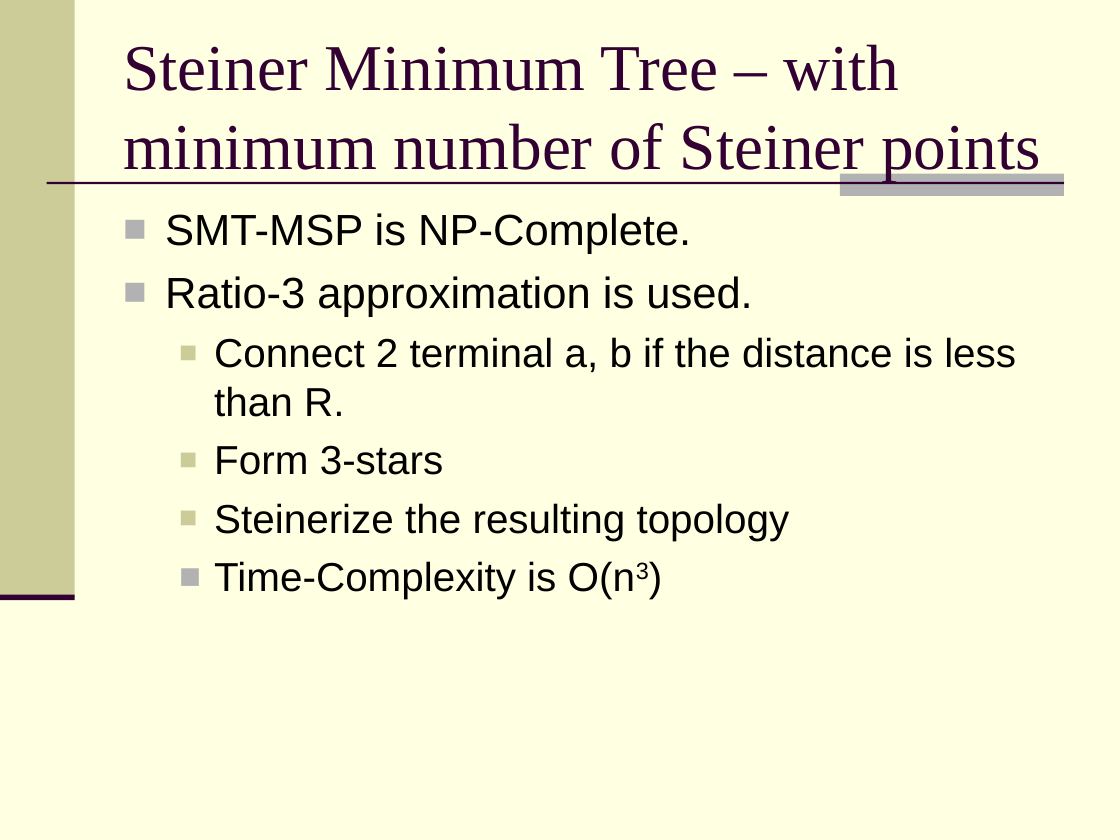
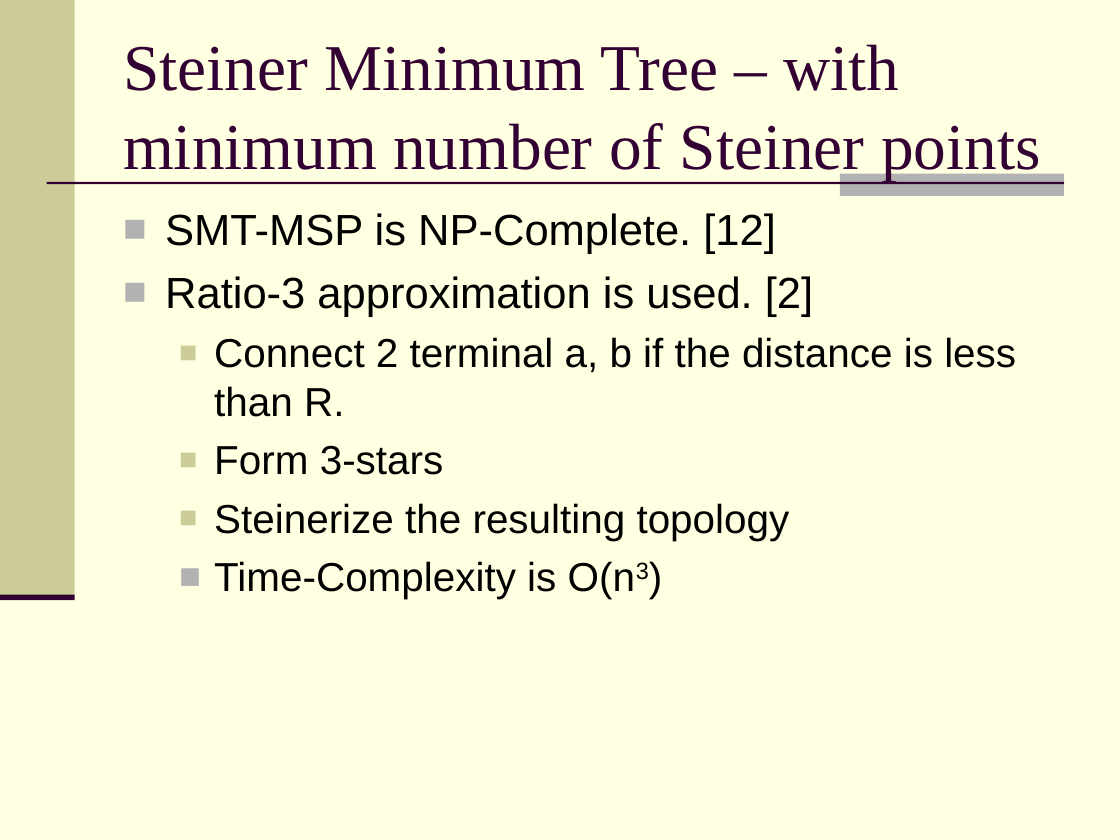
Before and after one commit to feltenberger/cmsc-641-fsmt, a slide deck: slide 7 of Paper/Presentation/Fair, Energy-aware Connectivity in Wireless Sensor Networks.ppt. Drawn at 1120x840 pixels with LibreOffice and Linux fonts; fonts in the diff are those of the drawing. Boxes give left, top, right and bottom in pixels: in the first picture for what was removed or moved away, otherwise in the second. Text is boxed around its words. In the diff, an @@ line names an element or a change of style, - is before the commit and + after.

```diff
--- a/Paper/Presentation/Fair, Energy-aware Connectivity in Wireless Sensor Networks.ppt
+++ b/Paper/Presentation/Fair, Energy-aware Connectivity in Wireless Sensor Networks.ppt
@@ text at <box>165,213,813,317</box>: text changed @@
-■ SMT-MSP is NP-Complete.
-■ Ratio-3 approximation is used.
+■ SMT-MSP is NP-Complete. [12]
+■ Ratio-3 approximation is used. [2]
```
Also in this commit, not shown: 1 other slide changed.
